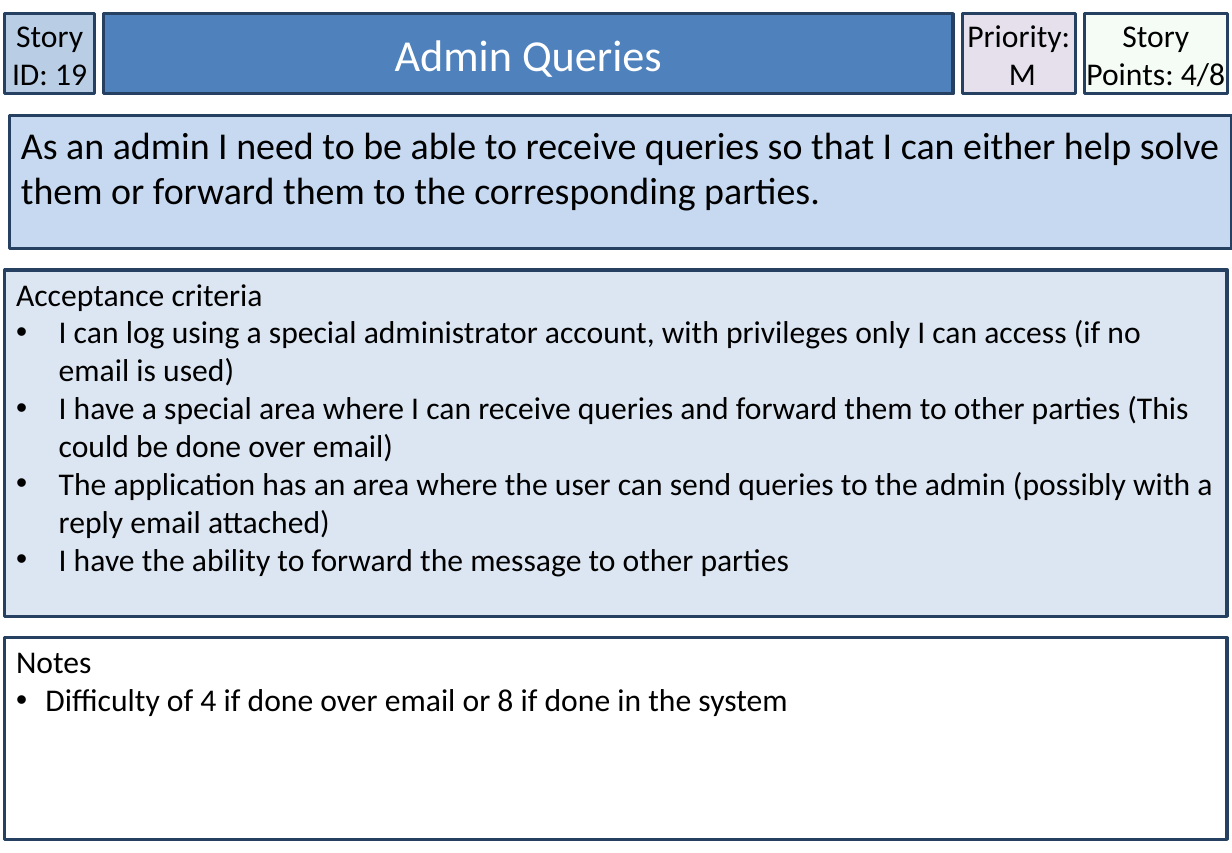
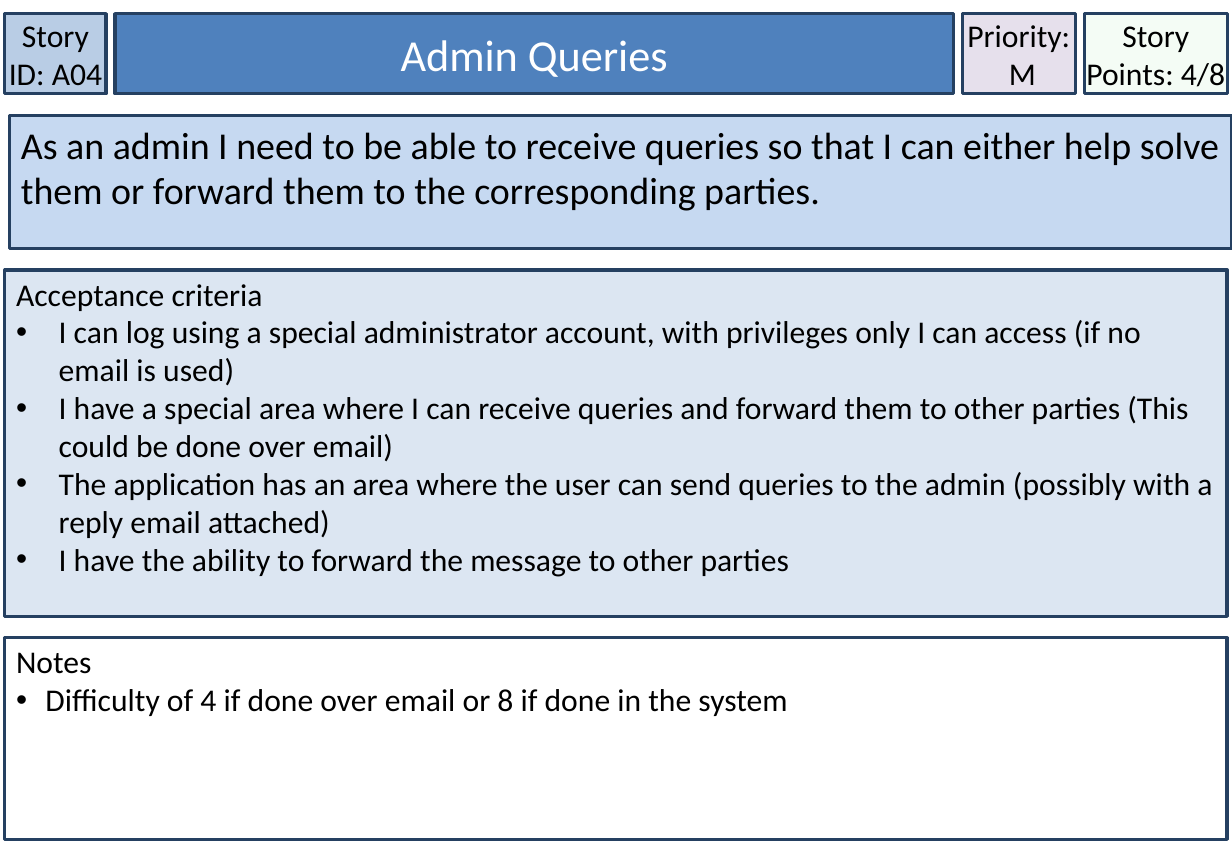
Before and after one commit to MichaelDevenish/IFB299MusicSchool, a slide deck: slide 22 of Documentation/Accpetance Criteria & User Stories/User Stories Final Format.pptx. Drawn at 1232x853 pixels with LibreOffice and Linux fonts; fonts in the diff are those of the drawing. Boxes give left, top, right and bottom in pixels: in the first picture for what was removed or moved away, otherwise in the second. Text is boxed around its words. In the diff, an @@ line names an element or a change of style, - is before the commit and + after.

```diff
--- a/Documentation/Accpetance Criteria & User Stories/User Stories Final Format.pptx
+++ b/Documentation/Accpetance Criteria & User Stories/User Stories Final Format.pptx
@@ rectangle "Story ID: A04": place and size @@
-rectangle "Story ID: A04" at [5,14,94,94]
+rectangle "Story ID: A04" at [5,14,106,94]
@@ text in rectangle at [9,26,102,93]: text changed @@
-Story ID: 19
+Story ID: A04
@@ rectangle "Admin Queries": place and size @@
-rectangle "Admin Queries" at [104,14,953,94]
+rectangle "Admin Queries" at [115,14,953,94]
```
Also in this commit, not shown: 32 other slides changed.
